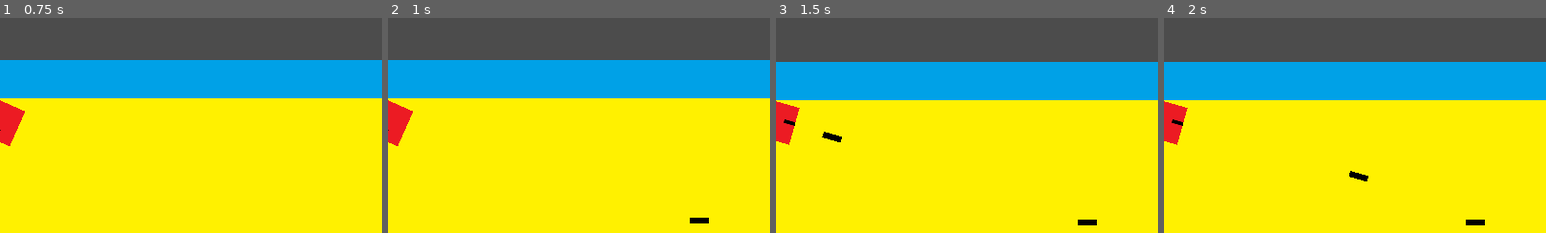
Above: before the commit, frames 1-4 (left to right).
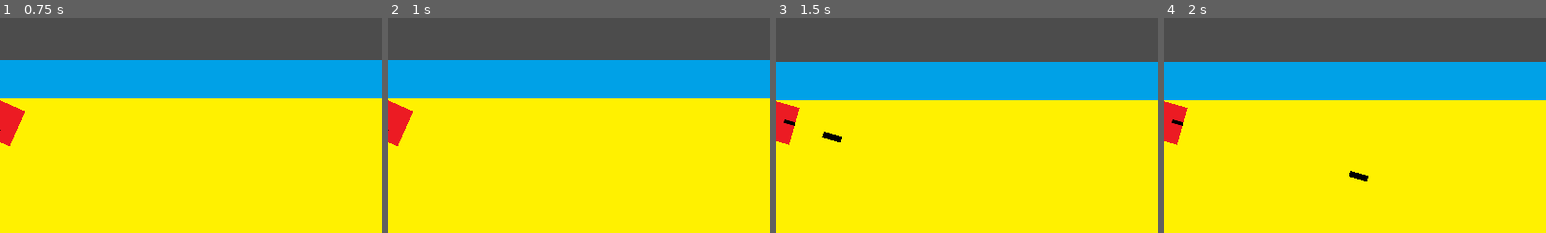
Above: after the commit, the same moments.

Repository: devmcclu/Project-FreeGUN
Game: Godot game, scene res://levels/Main.tscn
Same seed, same stepped clock (60 frames per second), same inputs: the game is played once before the commit and once after it. This scene is started directly instead of the project's main scene.
Inputs (mouse positions are % of the whole screen's width and height, from its top left):
- Up to frame 1 (0.75 s): tap Enter at 0.5 s; move the mouse to (45, 70) at 0.52 s; hold W (player_move_up) from 0.53 s (still down); click (45, 70) at 0.6 s
- Up to frame 2 (1 s): keep holding W (player_move_up)
- Up to frame 3 (1.5 s): keep holding W (player_move_up); tap Space at 1.25 s; move the mouse to (80, 65) at 1.27 s; click (80, 65) at 1.35 s
- Up to frame 4 (2 s): keep holding W (player_move_up)
The pictures show only the part of the screen within x 50-100%, y 26-76%; the shares and areas given below are measured in that part.

Frame 1 is identical in both runs. In frame 2, 0.1% of the frame differs, in the area x 79-84%, y 92-96%; in frame 3, 0.1%; in frame 4, 0.1%.
Error before the commit: Invalid get index 'global_position' (on base: 'null instance'). (res://characters/enemy/enemy.gd:34)

Commit message:
Refactor player and actor scripts

Diff:
--- a/characters/actor.gd
+++ b/characters/actor.gd
@@ -31,7 +31,7 @@
 		var new_bullet = load("res://bullet/bullet.tscn").instance()
 		$"../".add_child(new_bullet)
 		#Bullet position and rotation is set to the spawn point and rotation on the player
-		new_bullet.position = $"bullet_spawn".global_position
+		new_bullet.position = $"BulletSpawn".global_position
 		new_bullet.rotation = self.rotation
 		#Velocity of the bullet is set to the speed of the weapon's bullets
 		new_bullet.linear_velocity = Vector2(cos(self.rotation)*gun_stats[1], sin(self.rotation)*gun_stats[1])
--- a/characters/player/player.tscn
+++ b/characters/player/player.tscn
@@ -5,7 +5,6 @@
 [ext_resource path="res://graphics/bullet.png" type="Texture" id=3]
 [ext_resource path="res://Iso_Dark/iso_dark.theme" type="Theme" id=4]
 [ext_resource path="res://gui/GUI.tscn" type="PackedScene" id=5]
-
 
 [sub_resource type="RectangleShape2D" id=1]
 
@@ -17,7 +16,7 @@
 custom_solver_bias = 0.0
 extents = Vector2( 32.1106, 32.283 )
 
-[node name="player" type="KinematicBody2D" index="0"]
+[node name="Player" type="KinematicBody2D" index="0"]
 
 input_pickable = false
 collision_layer = 1
@@ -27,17 +26,17 @@
 _sections_unfolded = [ "Collision", "Transform", "collision" ]
 speed = 200
 
-[node name="player_collision" type="CollisionShape2D" parent="." index="0"]
+[node name="PlayerCollision" type="CollisionShape2D" parent="." index="0"]
 
 shape = SubResource( 1 )
 
-[node name="player_sprite" type="Sprite" parent="." index="1"]
+[node name="PlayerSprite" type="Sprite" parent="." index="1"]
 
 rotation = 1.5708
 texture = ExtResource( 2 )
 _sections_unfolded = [ "Transform" ]
 
-[node name="bullet_spawn" type="Sprite" parent="." index="2"]
+[node name="BulletSpawn" type="Sprite" parent="." index="2"]
 
 visible = false
 position = Vector2( 48, 0 )
@@ -94,7 +93,7 @@
 scale = Vector2( 1, 1 )
 transform = Transform2D( 1, 0, 0, 1, 0, 0 )
 
-[node name="label" type="Label" parent="CanvasLayer" index="0"]
+[node name="Label" type="Label" parent="CanvasLayer" index="0"]
 
 visible = false
 anchor_left = 0.0
--- a/characters/player/player_multiplayer.gd
+++ b/characters/player/player_multiplayer.gd
@@ -114,7 +114,7 @@
 		var new_bullet = load("res://bullet/bullet.tscn").instance()
 		$"../".add_child(new_bullet)
 		#Bullet position and rotation is set to the spawn point and rotation on the player
-		new_bullet.position = $"bullet_spawn".global_position
+		new_bullet.position = $"BulletSpawn".global_position
 		new_bullet.rotation = self.rotation
 		#Velocity of the bullet is set to the speed of the weapon's bullets
 		new_bullet.linear_velocity = Vector2(cos(self.rotation)*gun_stats[1], sin(self.rotation)*gun_stats[1])
@@ -153,4 +153,4 @@
 	area.queue_free()
 
 func set_player_name(new_name):
-	get_node("CanvasLayer/label").set_text(new_name)
+	get_node("CanvasLayer/Label").set_text(new_name)
